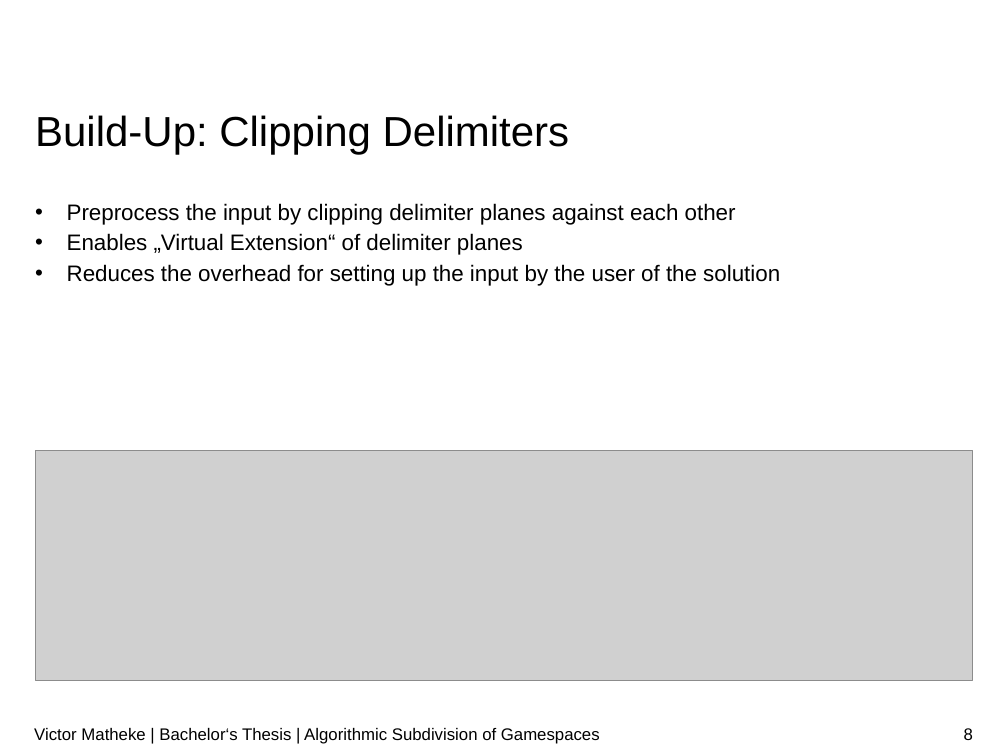
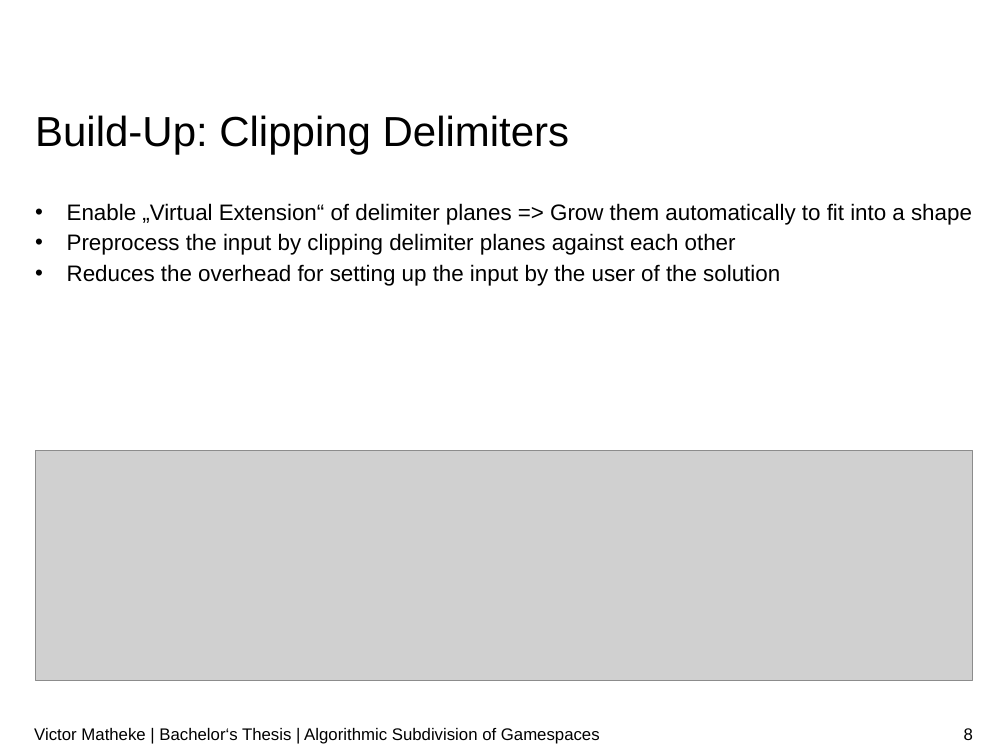
Before and after one commit to surrealtm/Thesis, a slide deck: slide 8 of Presentation/Presentation.pptx. Drawn at 1008x756 pixels with LibreOffice and Linux fonts; fonts in the diff are those of the drawing; grey boxes stand for pictures; background and template pictures are left out. Boxes give left, top, right and bottom in pixels: in the first picture for what was removed or moved away, otherwise in the second. Text is boxed around its words. In the diff, an @@ line names an element or a change of style, - is before the commit and + after.

```diff
--- a/Presentation/Presentation.pptx
+++ b/Presentation/Presentation.pptx
@@ text at [67, 203, 972, 225]: paragraph added @@
+• Enable „Virtual Extension“ of delimiter planes => Grow them automatically to fit into a shape
@@ text at [67, 233, 523, 255]: paragraph removed @@
-• Enables „Virtual Extension“ of delimiter planes
```
Also in this commit, not shown: 3 other slides changed, 1 other file.
